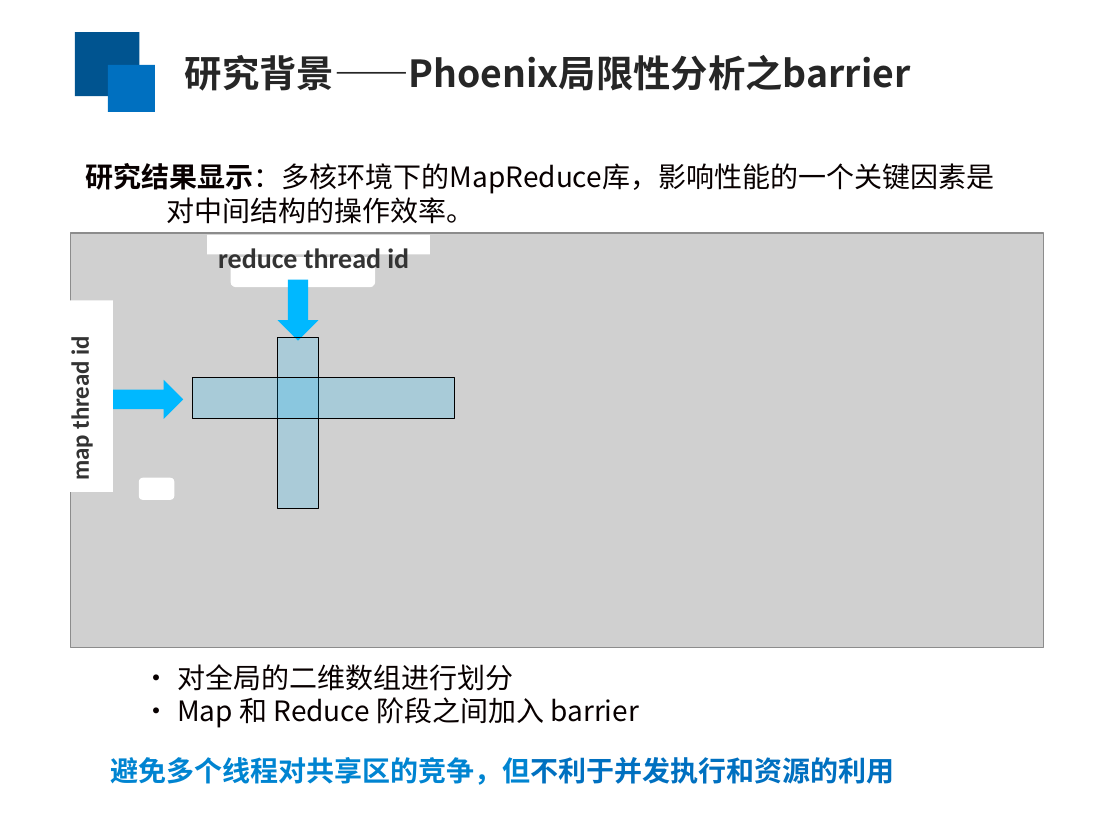
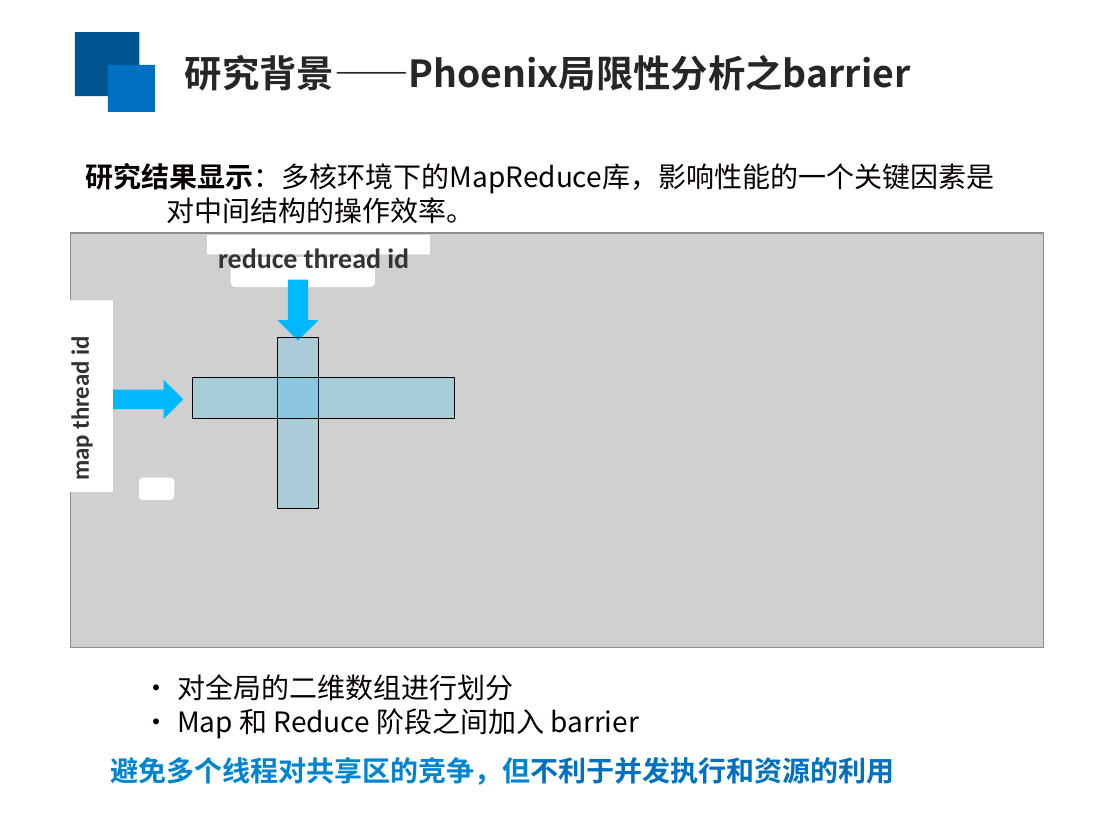
Before and after one commit to yufenyu/work, a slide deck: slide 4 of dmr_paper/paper/chinaSys-2016.ppt. Drawn at 1120x840 pixels with LibreOffice and Linux fonts; fonts in the diff are those of the drawing; grey boxes stand for pictures. Boxes give left, top, right and bottom in pixels: in the first picture for what was removed or moved away, otherwise in the second. Text is boxed around its words. In the diff, an @@ line names an element or a change of style, - is before the commit and + after.

```diff
--- a/dmr_paper/paper/chinaSys-2016.ppt
+++ b/dmr_paper/paper/chinaSys-2016.ppt
@@ text "• 对全局的二维数组进行划分": place and size @@
-text "• 对全局的二维数组进行划分" at (177, 664, 639, 728)
+text "• 对全局的二维数组进行划分" at (177, 674, 639, 739)
```
Also in this commit, not shown: 1 other slide changed, 1 slide added.
